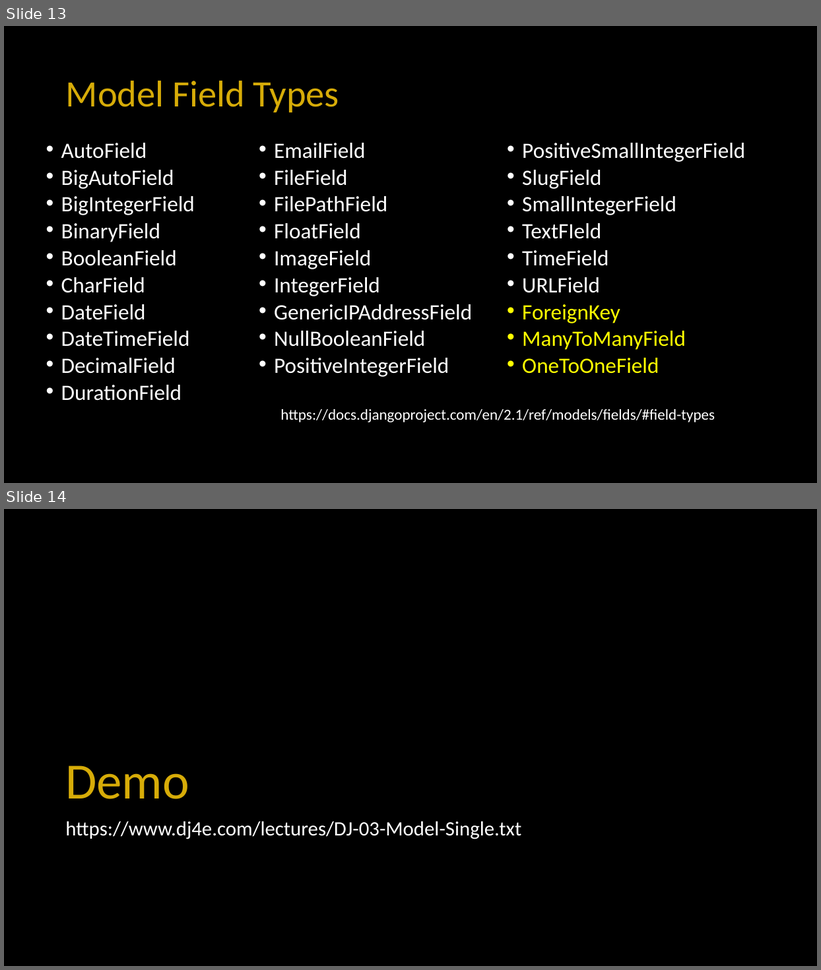
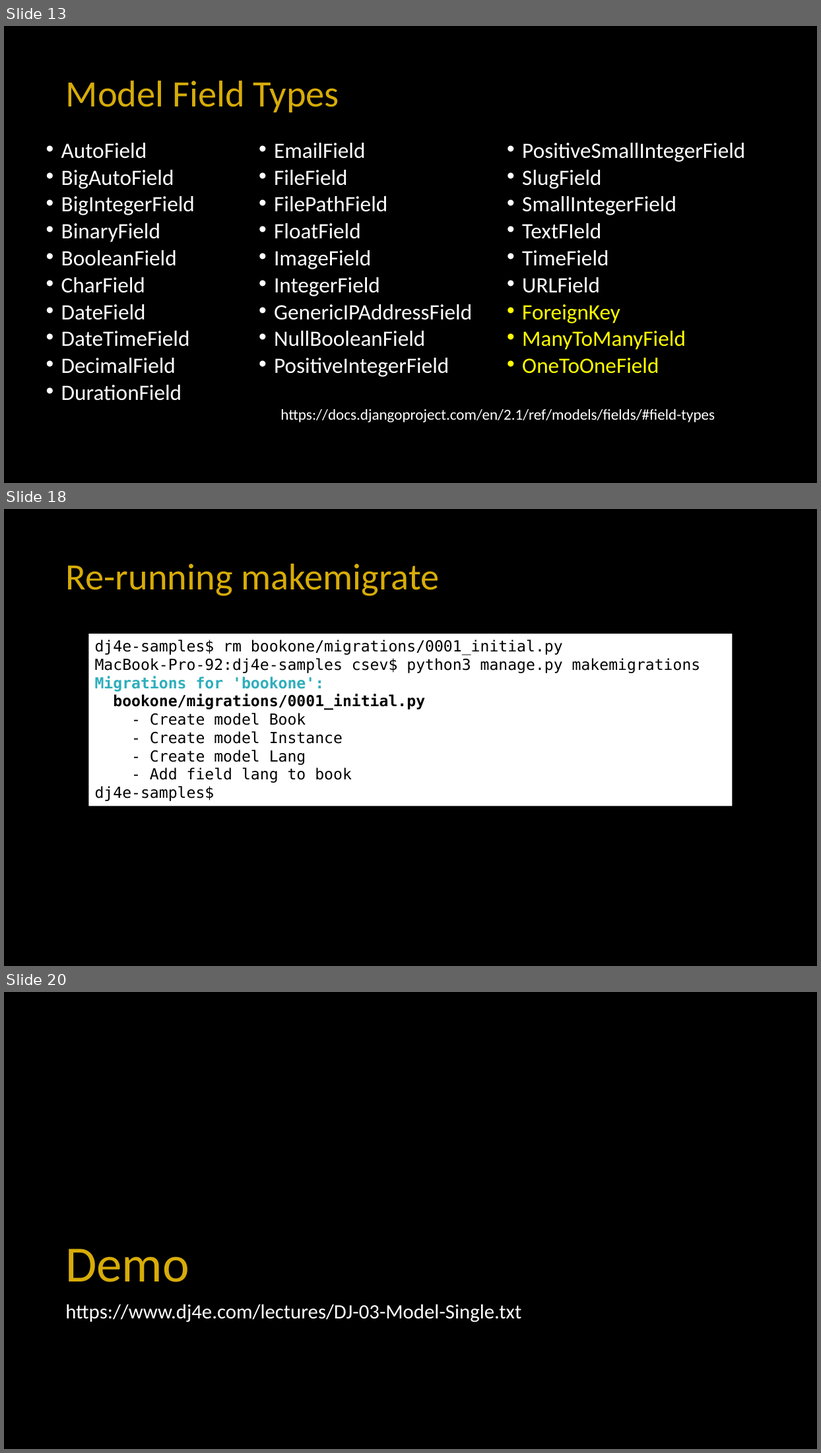
Before and after one commit to csev/dj4e, a slide deck: lectures/DJ-02-Model-Single.pptx. Shown one above the other, each under a label of ours: slides 13 and 14 before the commit, slides 13, 18 and 20 after it; the slides between them are not shown. The pictures are 821x970 and 821x1453 pixels, drawn with LibreOffice and Linux fonts; fonts in the diff are those of the drawing; background and template pictures are left out. Boxes give left, top, right and bottom in pixels: in the first picture for what was removed or moved away, otherwise in the second. Text is boxed around its words. In the diff, an @@ line names an element or a change of style, - is before the commit and + after.

```diff
--- a/lectures/DJ-02-Model-Single.pptx
+++ b/lectures/DJ-02-Model-Single.pptx
@@ slide 18 added at (4,509,817,966), background #000000 @@
@@ title added at (66,563,439,596), 44 pt, text #D7AC08 @@
+Re-running makemigrate
@@ rectangle added at (88,634,733,807), fill #FFFFFF, 18 pt, text #000000 @@
+dj4e-samples$ rm bookone/migrations/0001_initial.py
+MacBook-Pro-92:dj4e-samples csev$ python3 manage.py makemigrations
+Migrations for 'bookone':
+bookone/migrations/0001_initial.py
+- Create model Book
+- Create model Instance
+- Create model Lang
+- Add field lang to book
+dj4e-samples$
@@ what was slide 14 is now slide 20 @@
```
Also in this commit, not shown: 5 other slides added, 1 other file.
